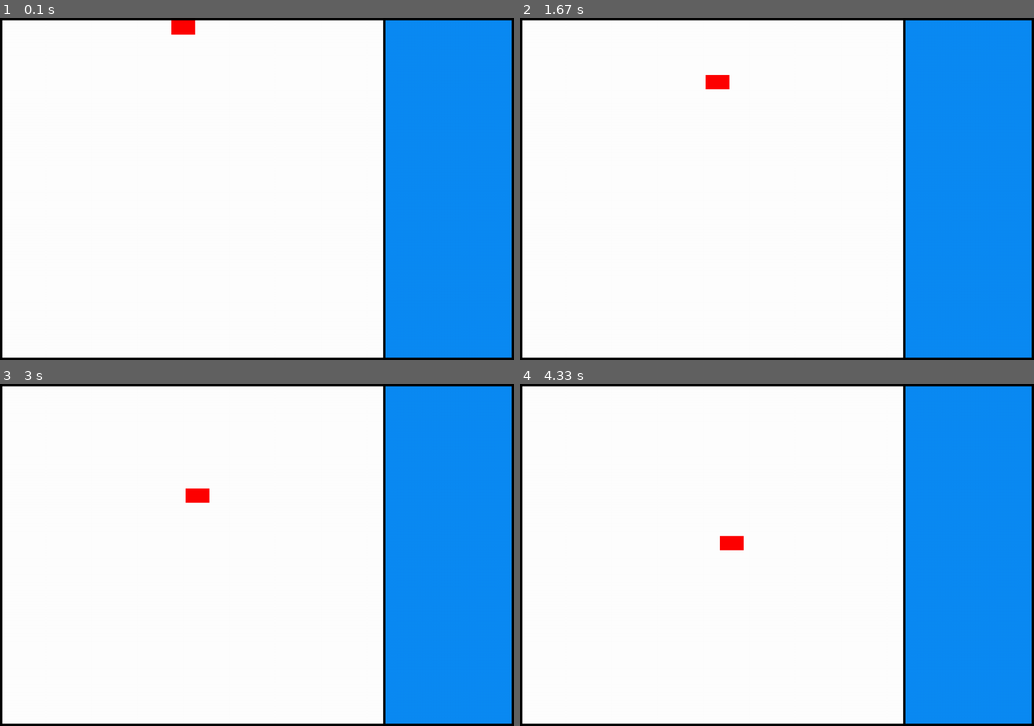
Above: before the commit, frames 1-4 (two rows, left to right).
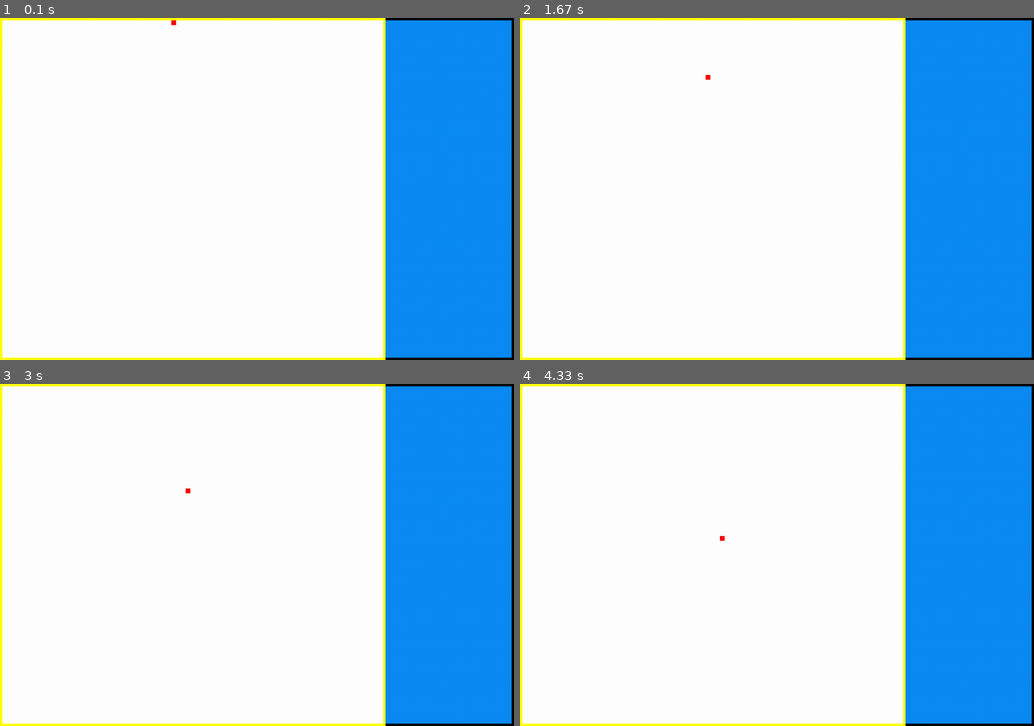
Above: after the commit, the same moments.

Repository: AllanBastos/Atividades-Python
Game: pygame game, started from projeto/projeto.py
The game is run twice, just before and just after one commit, with the same random seed, the same clock (stepped at 60 frames per second) and the same inputs.
Inputs:
- Up to frame 1 (0.1 s): no input
- Up to frame 2 (1.67 s): hold Right 0.33-0.8 s; hold Right 0.83-1.3 s; hold Left from 1.33 s (still down)
- Up to frame 3 (3 s): release Left at 1.87 s; hold Left 1.9-2.3 s; hold Right 2.33-2.97 s
- Up to frame 4 (4.33 s): hold Left 3-3.47 s; hold Right 3.5-3.97 s; hold Right from 4 s (still down)

The runs differ from the first frame. In frame 1, 2.5% of the frame differs, in the area x 0-75%, y 0-100%; in frame 2, 2.5%; in frame 3, 2.5%; in frame 4, 2.5%.

Commit message:
Adicionando limites

Diff:
--- a/projeto/projeto.py
+++ b/projeto/projeto.py
@@ -1,5 +1,5 @@
 import pygame
-
+import random
 
 def run():
     pygame.init()
@@ -24,15 +24,30 @@
     area_jogo_placar = pygame.Surface((265, 710))
     area_jogo_placar.fill(cor_azulado)
 
-    peca = pygame.Rect(x, y, tl, ta)
+    limite_esquerdo = pygame.Rect(0, 5, 5, 710)
+    limite_direito = pygame.Rect(805, 5, 5, 710)
+    limite_inferior = pygame.Rect(0, 715, 810, 5)
+    limite_superior = pygame.Rect(0, 0, 810, 5)
 
+
+    peca1 = pygame.Rect(x, y, 90, 30)
+    peca2 = pygame.Rect(x, y, 30, 30)
+    peca3 = pygame.Rect(x, y, 10, 10)
+    pecas = [peca1, peca2, peca3]
+    proxima_peca = random.choice(pecas)
+    peca = proxima_peca
 
 
     sair = False
     while sair == False:
+        # if fim_da_tela == 0:
+        #     peca = proxima_peca
+
         for event in pygame.event.get():
             if event.type == pygame.QUIT:
                 sair = True
+
+
 
             if event.type == pygame.KEYDOWN and fim_da_tela != count:
                 if event.key == pygame.K_LEFT:
@@ -41,10 +56,19 @@
                     peca.move_ip(ta, 0)
                 # if event.key == pygame.K_UP:
                 #     peca = pygame.transform.rotate(peca90)
+
+
         relogio.tick(29)
         tela.blit(area_jogo_pecas, [5, 5])
         tela.blit(area_jogo_placar, [810, 5])
+
+        pygame.draw.rect(tela, cor_amarela, limite_direito)
+        pygame.draw.rect(tela, cor_amarela, limite_esquerdo)
+        pygame.draw.rect(tela, cor_amarela, limite_superior)
+        pygame.draw.rect(tela, cor_amarela, limite_inferior)
+
         pygame.draw.rect(tela, cor_vermelha, peca)
+
         y = 5
 
         if count != fim_da_tela:
@@ -52,6 +76,8 @@
             peca = peca.move(0, y)
             y += 5
             count += 5
+        # else:
+        #     count = 0
         pygame.display.update()
 
 
